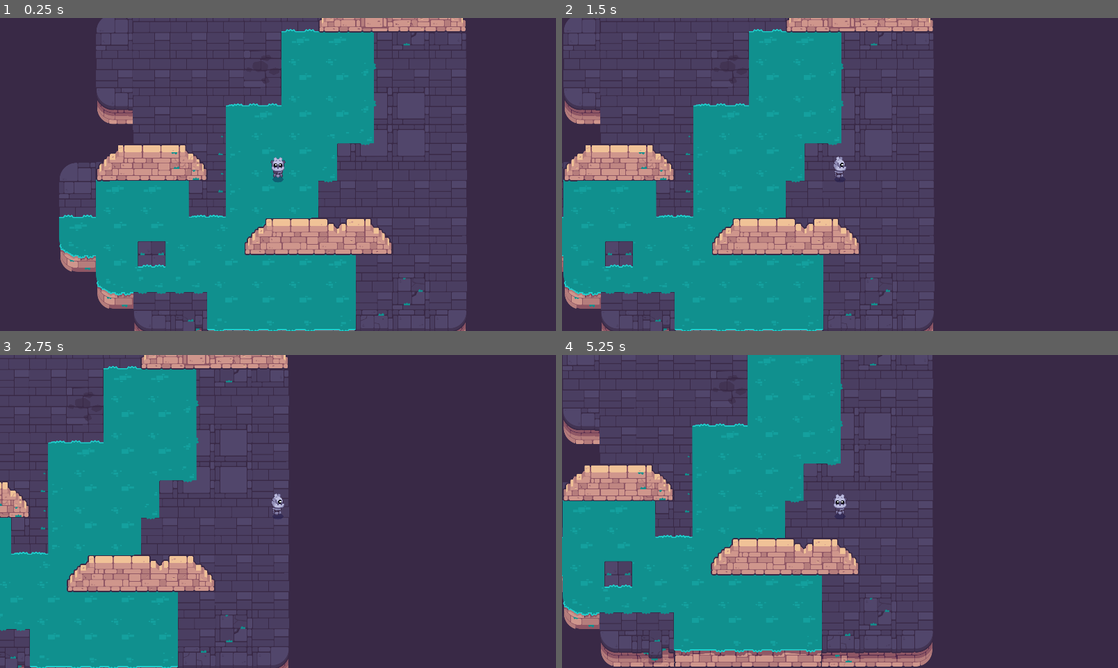
Above: before the commit, frames 1-4 (two rows, left to right).
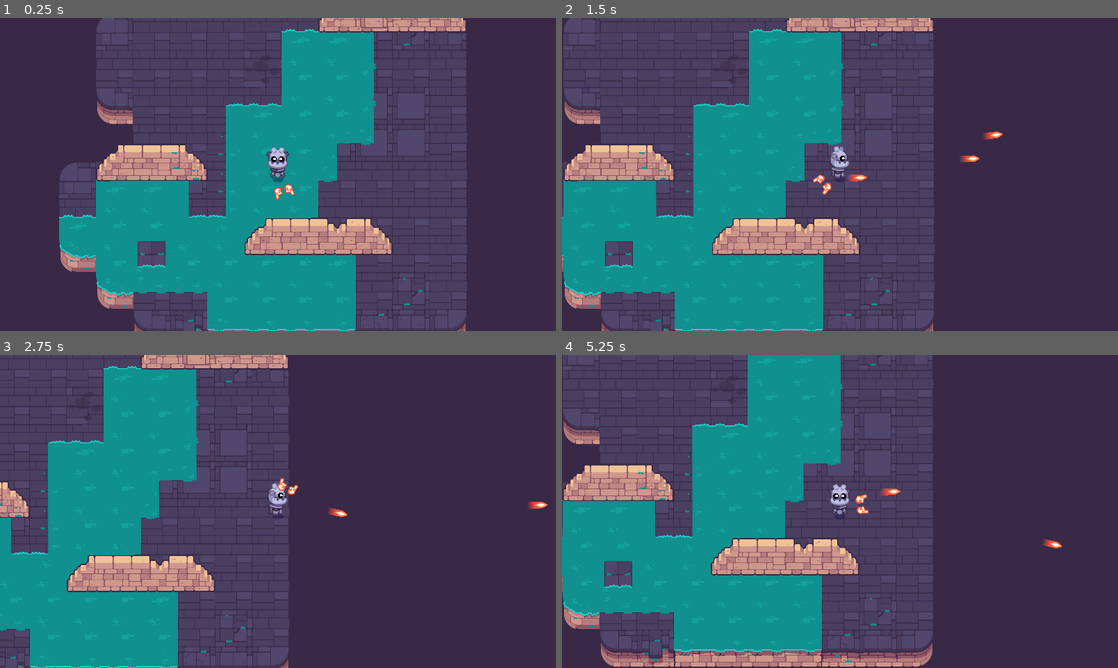
Above: after the commit, the same moments.

Repository: joszeto1/Path-of-Sorcerers-Game
Game: Godot game, scene res://test.tscn
Two runs of this game, one before a commit and one after it. Both use one fixed random seed, a clock stepped at 60 frames per second and the inputs below. The project has no main scene, so this scene is started directly.
Inputs (mouse positions are in pixels of both pictures, inside the frame that each line leads up to):
- Up to frame 1 (0.25 s): no input
- Up to frame 2 (1.5 s): tap Enter at 0.5 s; move the mouse to (962, 158) at 0.52 s; hold Right (move_right) 0.53-1.25 s; click (962, 158) at 0.6 s; tap Space at 0.77 s; drag from (728, 190) to (812, 237) at 1.27 s
- Up to frame 3 (2.75 s): move the mouse to (333, 442) at 2.02 s; hold Right (move_right) from 2.03 s (still down); tap Z at 2.1 s; click (333, 442) at 2.3 s
- Up to frame 4 (5.25 s): release Right (move_right) at 2.75 s; drag from (812, 574) to (673, 464) at 2.77 s; move the mouse to (1006, 558) at 3.52 s; hold Left (move_left) 3.53-4.25 s; click (1006, 558) at 3.6 s; tap Space at 3.77 s; drag from (673, 464) to (756, 433) at 4.27 s; move the mouse to (867, 511) at 5.02 s; hold Down (move_down) from 5.03 s (still down); click (867, 511) at 5.1 s

The runs differ from the first frame. In frame 1, 0.4% of the frame differs, in the area x 47-53%, y 41-58%; in frame 2, 0.5%, in the area x 45-80%, y 36-57%; in frame 3, 0.4%; in frame 4, 0.5%.

Commit message:
weapon rotation
bullets not shooting in right direction

Diff:
--- a/M10.twin_stick_workbook/player.tscn
+++ b/M10.twin_stick_workbook/player.tscn
@@ -1,25 +1,29 @@
-[gd_scene load_steps=6 format=3 uid="uid://qulv5gnxvxuq"]
+[gd_scene load_steps=9 format=3 uid="uid://qulv5gnxvxuq"]
 
 [ext_resource type="Script" path="res://player.gd" id="1_qb6k3"]
 [ext_resource type="Texture2D" uid="uid://bw03btxpkxde4" path="res://player/godot_bottom.png" id="1_sf3yl"]
 [ext_resource type="PackedScene" path="res://common/shadow.tscn" id="2_dtme6"]
 [ext_resource type="Script" path="res://sprite_2d.gd" id="3_ayvd0"]
+[ext_resource type="Script" path="res://weapon_pivot.gd" id="5_d4jnh"]
+[ext_resource type="PackedScene" uid="uid://c4vgl67hy8pej" path="res://weapon.tscn" id="5_t8ros"]
+[ext_resource type="Texture2D" uid="uid://descmcrky4ul" path="res://player/hand_fire_point.png" id="6_bdp1w"]
 
 [sub_resource type="CircleShape2D" id="CircleShape2D_6iw5e"]
-radius = 13.0
+radius = 20.3961
 
 [node name="Player" type="CharacterBody2D"]
 motion_mode = 1
 script = ExtResource("1_qb6k3")
 
 [node name="Sprite2D" type="Sprite2D" parent="."]
-position = Vector2(0, -24)
-scale = Vector2(0.610119, 0.610119)
+position = Vector2(-0.999999, -41)
+scale = Vector2(0.924107, 0.924107)
 texture = ExtResource("1_sf3yl")
 script = ExtResource("3_ayvd0")
 
 [node name="CollisionShape2D" type="CollisionShape2D" parent="."]
-position = Vector2(0, -2)
+unique_name_in_owner = true
+position = Vector2(1, -7)
 shape = SubResource("CircleShape2D_6iw5e")
 
 [node name="Shadow" parent="." instance=ExtResource("2_dtme6")]
@@ -27,3 +31,27 @@
 scale = Vector2(0.473485, 0.535714)
 
 [node name="Camera2D" type="Camera2D" parent="."]
+
+[node name="WeaponPivot" type="Node2D" parent="."]
+position = Vector2(0, -15)
+rotation = -0.0380256
+script = ExtResource("5_d4jnh")
+
+[node name="WeaponAnchor" type="Marker2D" parent="WeaponPivot"]
+unique_name_in_owner = true
+
+[node name="Weapon" parent="WeaponPivot/WeaponAnchor" instance=ExtResource("5_t8ros")]
+position = Vector2(67.7119, -17.4384)
+
+[node name="LeftHand" type="Sprite2D" parent="WeaponPivot/WeaponAnchor"]
+position = Vector2(68.9016, -39.1187)
+rotation = -0.478287
+scale = Vector2(0.788213, 0.788213)
+texture = ExtResource("6_bdp1w")
+
+[node name="RightHand" type="Sprite2D" parent="WeaponPivot/WeaponAnchor"]
+position = Vector2(79.4863, -1.68921)
+rotation = -0.0949288
+scale = Vector2(0.747981, 0.747981)
+texture = ExtResource("6_bdp1w")
+flip_v = true
--- a/M10.twin_stick_workbook/weapon.gd
+++ b/M10.twin_stick_workbook/weapon.gd
@@ -16,4 +16,4 @@
 	bullet.speed = speed
 	bullet.max_range = max_range
 	bullet.global_position = global_position
-	bullet.rotation = randf_range(- angle, angle)
+	bullet.rotation = randf_range(-angle/2.0, angle/2.0)
--- a/M10.twin_stick_workbook/weapon.tscn
+++ b/M10.twin_stick_workbook/weapon.tscn
@@ -4,5 +4,3 @@
 
 [node name="Weapon" type="Node2D"]
 script = ExtResource("1_5rp5k")
-
-[node name="Camera2D" type="Camera2D" parent="."]
--- /dev/null
+++ b/M10.twin_stick_workbook/weapon_pivot.gd
@@ -0,0 +1,5 @@
+extends Node2D
+
+func _process(delta: float) -> void:
+	var direction := global_position.direction_to(get_global_mouse_position())
+	rotation = direction.angle()
